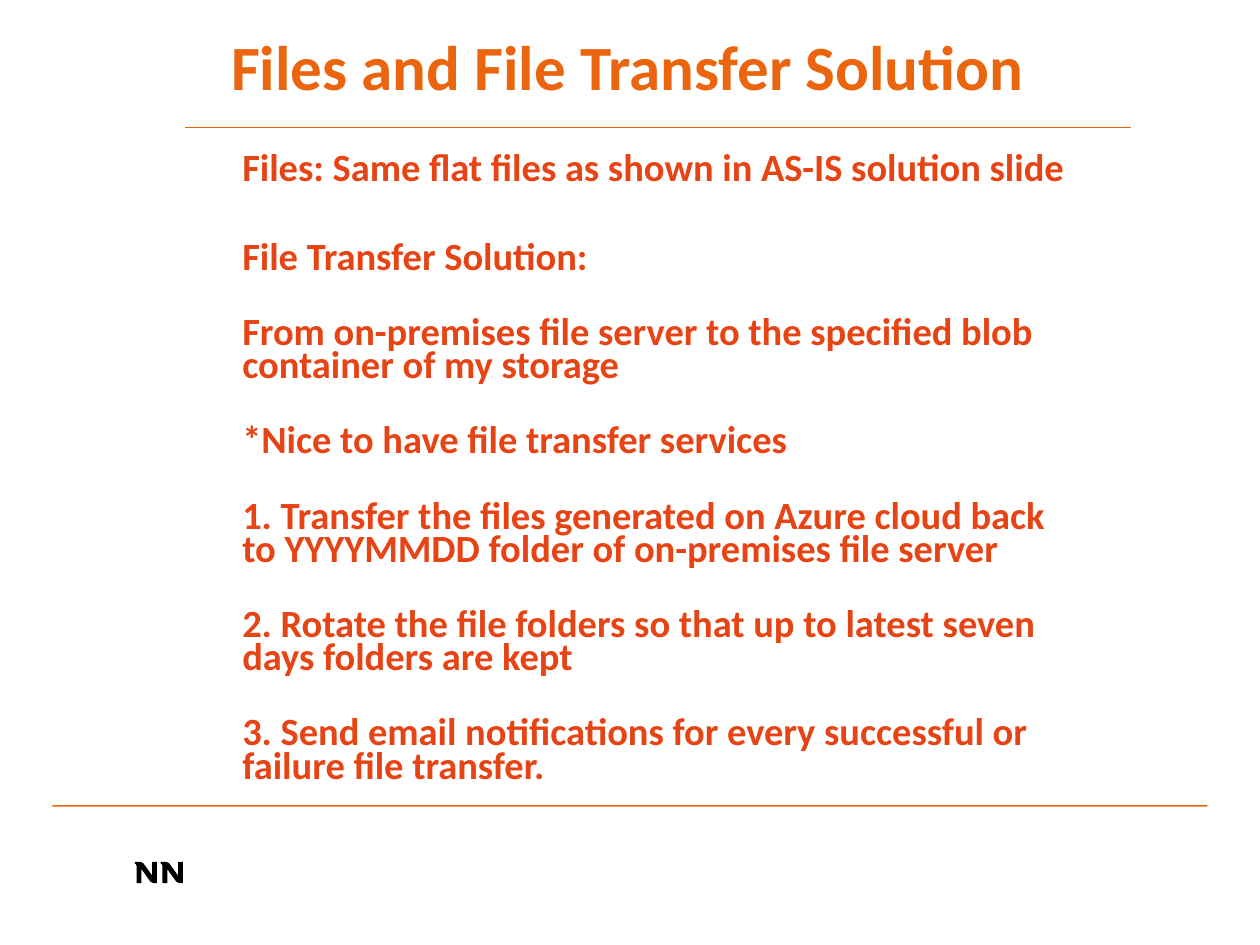
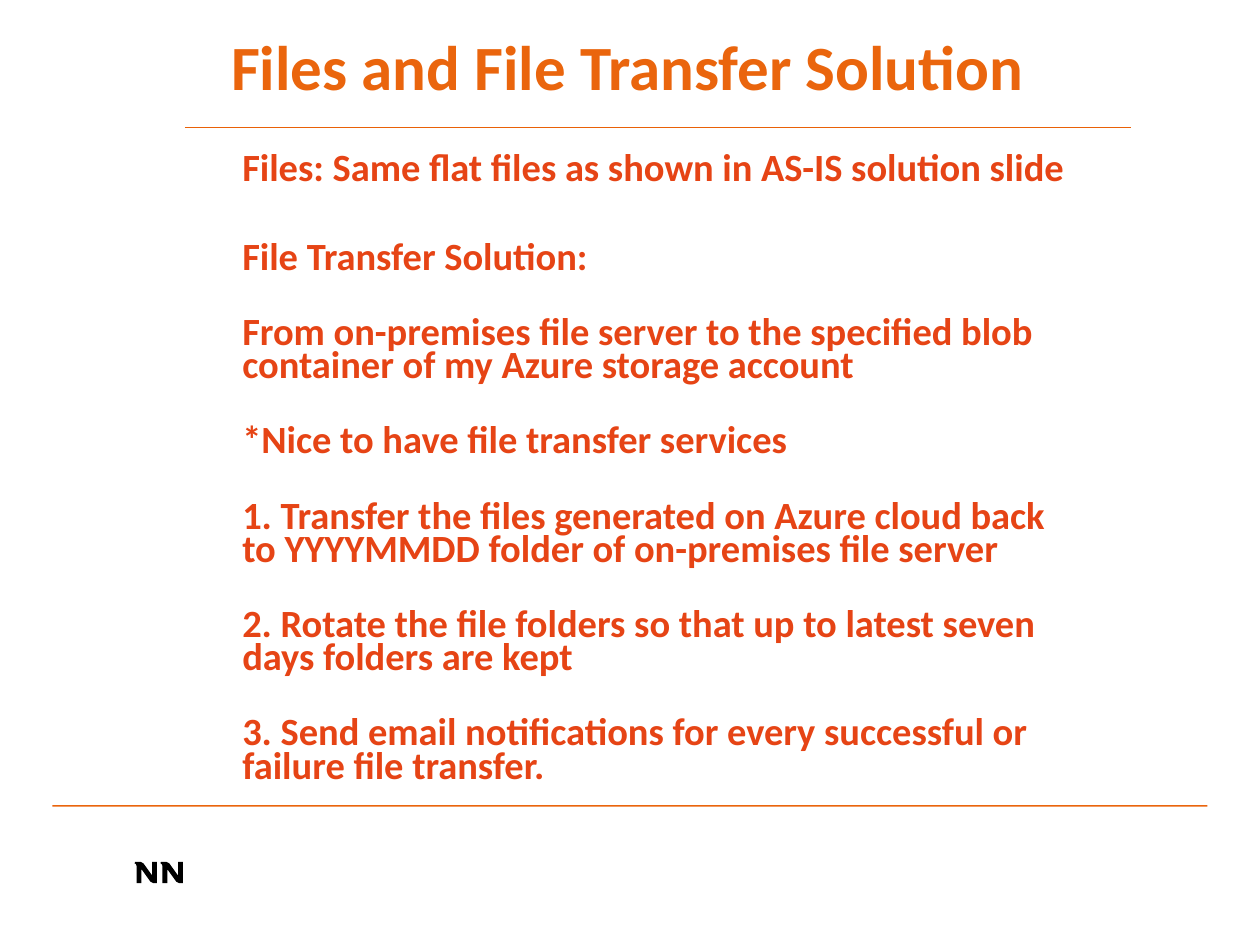
Before and after one commit to ligang-japan/assignments, a slide deck: slide 5 of EDP_MTG.pptx. Drawn at 1260x945 pixels with LibreOffice and Linux fonts; fonts in the diff are those of the drawing; background and template pictures are left out. Boxes give left, top, right and bottom in pixels: in the first picture for what was removed or moved away, otherwise in the second. Text is boxed around its words. In the diff, an @@ line names an element or a change of style, - is before the commit and + after.

```diff
--- a/EDP_MTG.pptx
+++ b/EDP_MTG.pptx
@@ text at [242,318,1032,385]: text changed @@
-From on-premises file server to the specified blob container of my storage
+From on-premises file server to the specified blob container of my Azure storage account
```
Also in this commit, not shown: 1 other slide changed, 3 other files.
